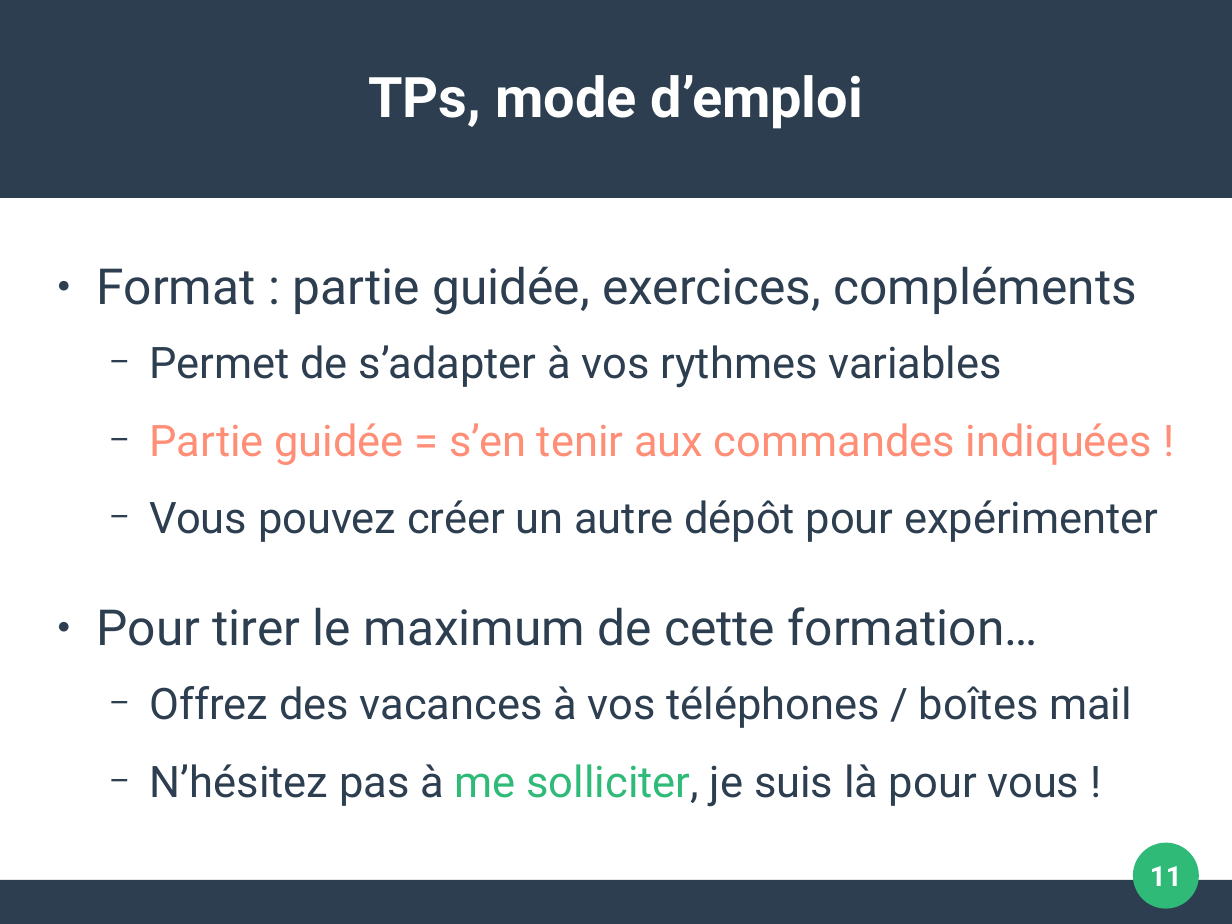
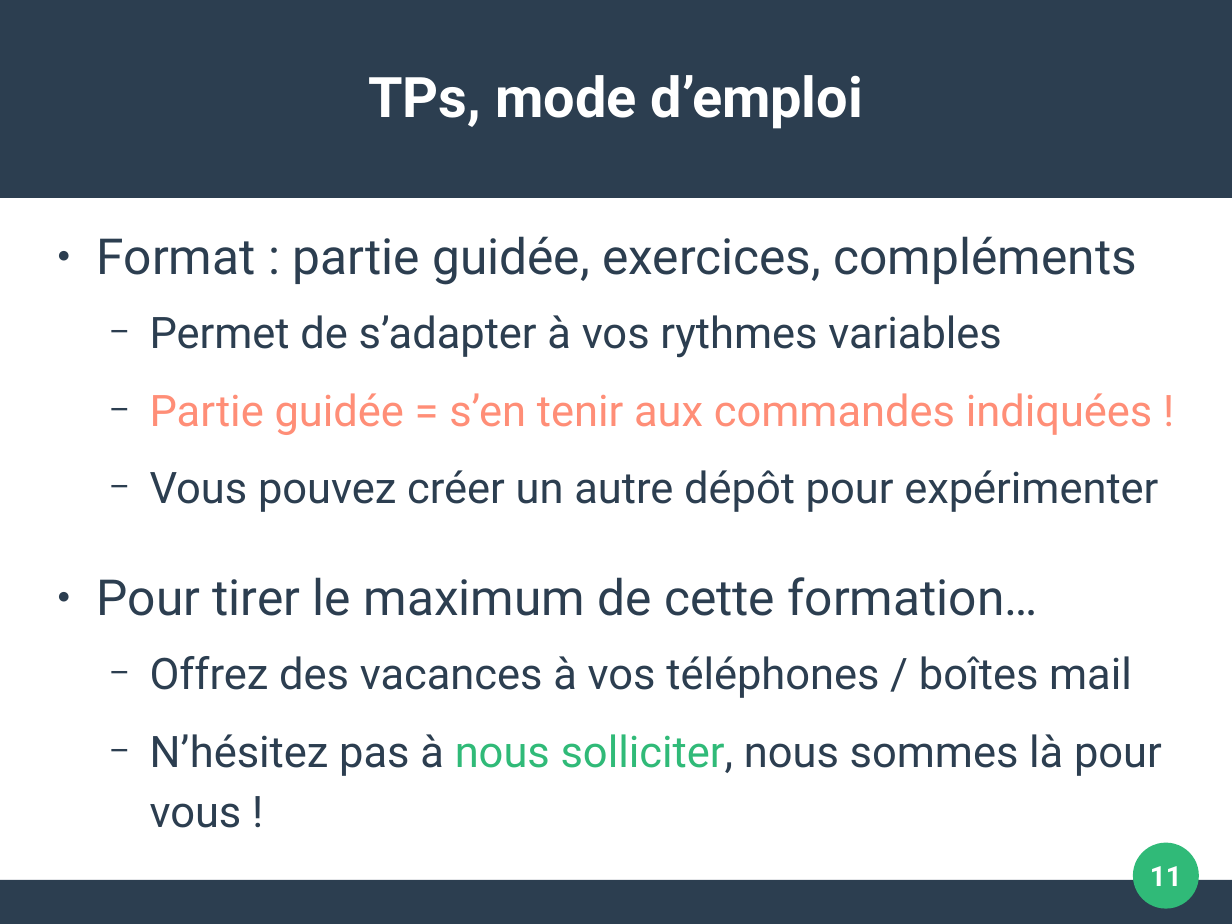
Before and after one commit to pushou/formation-git, a slide deck: slide 11 of Pres1-Introduction.odp. Drawn at 1232x924 pixels with LibreOffice and Linux fonts; fonts in the diff are those of the drawing. Boxes give left, top, right and bottom in pixels: in the first picture for what was removed or moved away, otherwise in the second. Text is boxed around its words. In the diff, an @@ line names an element or a change of style, - is before the commit and + after.

```diff
--- a/Pres1-Introduction.odp
+++ b/Pres1-Introduction.odp
@@ text at bbox=[150, 734, 1162, 828]: text changed @@
-  − N’hésitez pas à me solliciter, je suis là pour vous !
+  − N’hésitez pas à nous solliciter, nous sommes là pour vous !
```
Also in this commit, not shown: 3 other slides changed, 6 other files.
